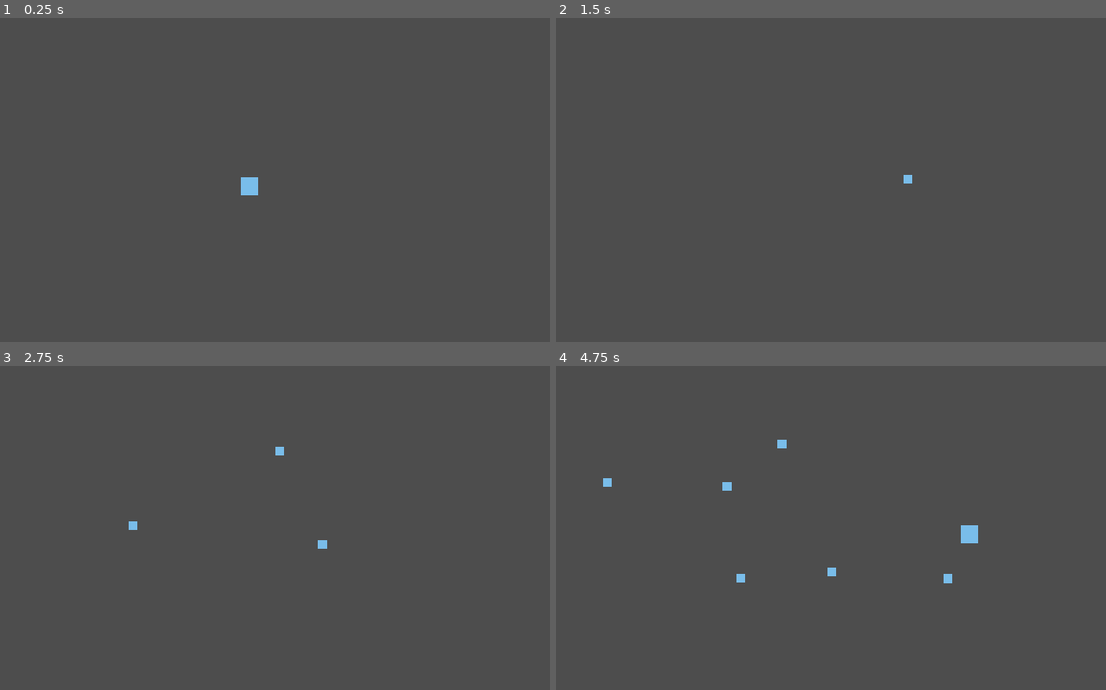
Above: before the commit, frames 1-4 (two rows, left to right).
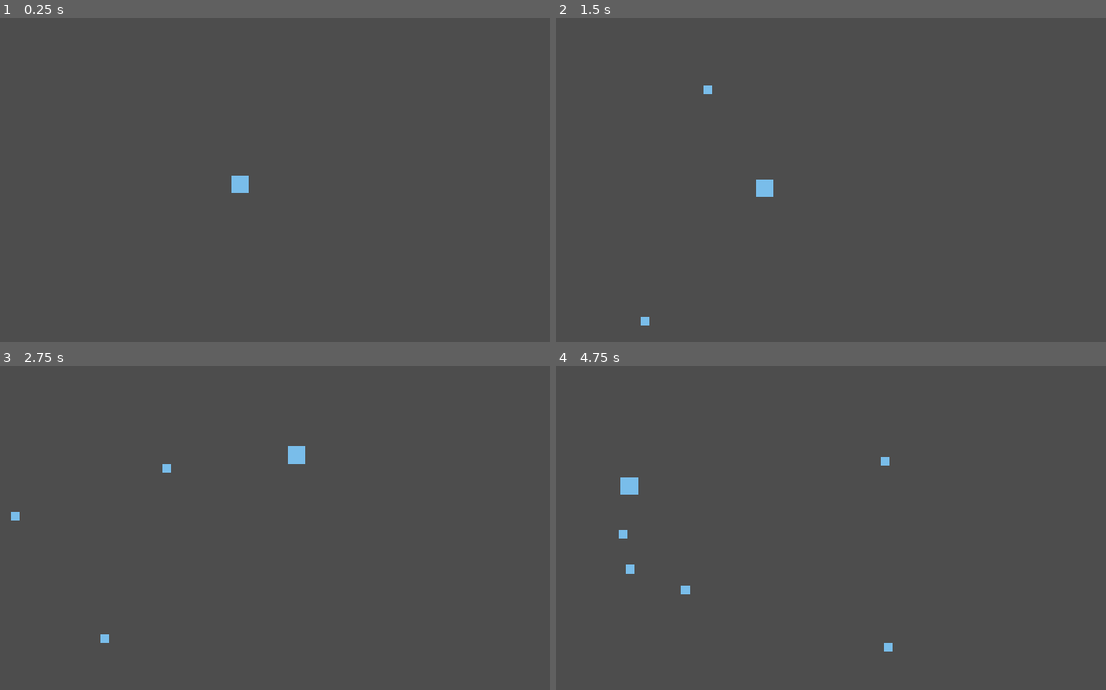
Above: after the commit, the same moments.

Repository: Maciekarp/eating-frenzy
Game: Godot game, scene res://scene/main.tscn
The game is run twice, just before and just after one commit, with the same random seed, the same clock (stepped at 60 frames per second) and the same inputs.
Inputs (mouse positions are in pixels of both pictures, inside the frame that each line leads up to):
- Up to frame 1 (0.25 s): no input
- Up to frame 2 (1.5 s): move the mouse to (930, 167) at 0.52 s; press the mouse at (930, 167) at 0.53 s; hold D (move right) 0.53-1.28 s; tap Space (interact, bound only after the commit) at 0.8, 1.35 s; move the mouse to (666, 202) at 1.27 s; release the mouse at (666, 202) at 1.28 s; hold Down (move down) from 1.28 s (still down)
- Up to frame 3 (2.75 s): click (110, 550) at 1.55 s; move the mouse to (297, 453) at 2.02 s; release Down (move down) at 2.03 s; press the mouse at (297, 453) at 2.03 s; hold D (move right) from 2.03 s (still down); tap Space (interact, bound only after the commit) at 2.3 s
- Up to frame 4 (4.75 s): move the mouse to (759, 602) at 2.77 s; release D (move right) at 2.78 s; release the mouse at (759, 602) at 2.78 s; hold W (move up) 2.78-3.53 s; tap Space (interact, bound only after the commit) at 2.85, 3.8, 4.35 s; click (759, 602) at 3.05 s; move the mouse to (979, 583) at 3.52 s; press the mouse at (979, 583) at 3.53 s; hold A (move left) from 3.53 s (still down); move the mouse to (605, 479) at 4.27 s; release the mouse at (605, 479) at 4.28 s; click (605, 479) at 4.55 s

The runs differ from the first frame. In frame 1, 0.2% of the frame differs, in the area x 42-47%, y 48-55%; in frame 2, 0.3%; in frame 3, 0.4%; in frame 4, 0.8%, in the area x 8-77%, y 22-89%.

Commit message:
Changed movement to follow pointer

Diff:
--- a/project.godot
+++ b/project.godot
@@ -50,6 +50,11 @@
 "events": [Object(InputEventMouseButton,"resource_local_to_scene":false,"resource_name":"","device":-1,"window_id":0,"a …(256 unchanged characters)…
 ]
 }
+interact={
+"deadzone": 0.5,
+"events": [Object(InputEventKey,"resource_local_to_scene":false,"resource_name":"","device":-1,"window_id":0,"alt_pressed":false,"shift_pressed":false,"ctrl_pressed":false,"meta_pressed":false,"pressed":false,"keycode":0,"physical_keycode":32,"key_label":0,"unicode":32,"location":0,"echo":false,"script":null)
+]
+}
 
 [rendering]
 
--- a/scene/main.tscn
+++ b/scene/main.tscn
@@ -10,7 +10,6 @@
 
 [node name="Player" parent="." instance=ExtResource("1_d67s7")]
 position = Vector2(25, 5)
-move_speed = 1000.0
 
 [node name="Camera2D" type="Camera2D" parent="."]
 
--- a/scene/player.tscn
+++ b/scene/player.tscn
@@ -6,7 +6,14 @@
 [sub_resource type="RectangleShape2D" id="RectangleShape2D_qpp47"]
 size = Vector2(36, 36)
 
-[node name="Player" type="Node2D"]
+[sub_resource type="RectangleShape2D" id="RectangleShape2D_skcl6"]
+size = Vector2(34, 34)
+
+[node name="Player" type="RigidBody2D"]
+collision_layer = 0
+collision_mask = 0
+gravity_scale = 0.0
+linear_damp = 20.0
 script = ExtResource("1_kj2pg")
 
 [node name="Sprite2D" type="Sprite2D" parent="."]
@@ -17,4 +24,8 @@
 [node name="CollisionShape2D" type="CollisionShape2D" parent="Area2D"]
 shape = SubResource("RectangleShape2D_qpp47")
 
+[node name="CollisionShape2D" type="CollisionShape2D" parent="."]
+shape = SubResource("RectangleShape2D_skcl6")
+disabled = true
+
 [connection signal="area_entered" from="Area2D" to="." method="_on_area_2d_area_entered"]
--- a/scripts/main.gd
+++ b/scripts/main.gd
@@ -6,31 +6,31 @@
 
 # Called when the node enters the scene tree for the first time.
 func _ready() -> void:
-    pass # Replace with function body.
+	pass # Replace with function body.
 
 
 # Called every frame. 'delta' is the elapsed time since the previous frame.
 func _process(delta: float) -> void:
-    pass
+	pass
 
 func _input(event):
-    if event.is_action_pressed("click"):
-        #spawn fish at position
-        var tempFish = fish_instance.instantiate()
-        tempFish.global_position = get_global_mouse_position()
-        if tempFish.has_method("setSwimTo"):
-            tempFish.setSwimTo(Vector2(randf_range(-500, 500), randf_range(-300, 300)))
-        else:
-            print(fish_instance.resource_name + " fish_instance does not have setSwimTo method")
-        allFish.append(tempFish)
-        add_child(tempFish)
+	if event.is_action_pressed("interact"):
+		#spawn fish at position
+		var tempFish = fish_instance.instantiate()
+		tempFish.global_position = Vector2(randf_range(-500, 500), randf_range(-300, 300))
+		if tempFish.has_method("setSwimTo"):
+			tempFish.setSwimTo(Vector2(randf_range(-500, 500), randf_range(-300, 300)))
+		else:
+			print(fish_instance.resource_name + " fish_instance does not have setSwimTo method")
+		allFish.append(tempFish)
+		add_child(tempFish)
 
 
 func _on_player_eaten(other: Node) -> void:
-    allFish.erase(other)
-    other.queue_free()
-    print("eaten ", other)
+	allFish.erase(other)
+	other.queue_free()
+	print("eaten ", other)
 
 
 func _on_player_got_eaten(other: Node) -> void:
-    print("got eaten by ", other)
+	print("got eaten by ", other)
--- a/scripts/player.gd
+++ b/scripts/player.gd
@@ -1,27 +1,34 @@
-extends Node2D
+extends RigidBody2D
 
 signal eaten(other:Node)
 signal got_eaten(other:Node)
 
 var size: float = 1
 
-@export var move_speed: float = 1
+@export var move_speed: float = 100
+
 
 # Called when the node enters the scene tree for the first time.
 func _ready() -> void:
 	pass # Replace with function body.
 
 
+func _physics_process(delta: float) -> void:
+	apply_force((get_global_mouse_position() - global_position)* move_speed)
+
 # Called every frame. 'delta' is the elapsed time since the previous frame.
 func _process(delta: float) -> void:
-	if Input.is_action_pressed("move up"):
-		global_position = global_position + delta * Vector2(0,-1) * move_speed
-	if Input.is_action_pressed("move down"):
-		global_position = global_position + delta * Vector2(0,1) * move_speed
-	if Input.is_action_pressed("move left"):
-		global_position = global_position + delta * Vector2(-1,0) * move_speed
-	if Input.is_action_pressed("move right"):
-		global_position = global_position + delta * Vector2(1,0) * move_speed
+	pass
+	## Keyboard movement
+	##if Input.is_action_pressed("move up"):
+	##	global_position = global_position + delta * Vector2(0,-1) * move_speed
+	##if Input.is_action_pressed("move down"):
+	##	global_position = global_position + delta * Vector2(0,1) * move_speed
+	##if Input.is_action_pressed("move left"):
+	##	global_position = global_position + delta * Vector2(-1,0) * move_speed
+	##if Input.is_action_pressed("move right"):
+	##	global_position = global_position + delta * Vector2(1,0) * move_speed
+
 
 
 func _on_area_2d_area_entered(area: Area2D) -> void:
Not shown: 1 places in scene/player.tscn that only renumber resources
